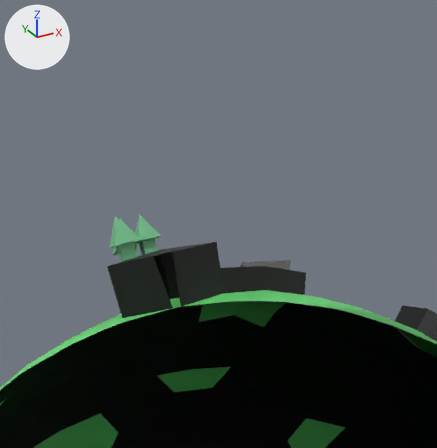
What one commit did to the Blender file resources/world-v5.blend.
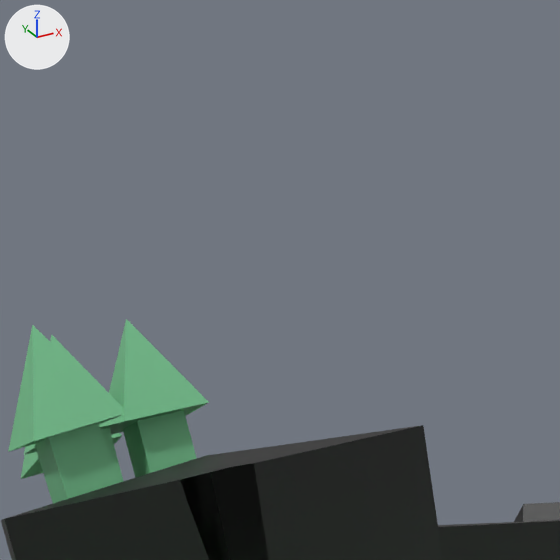
Old and new are each drawn from a 50 mm camera at (-3.74, -5.61, 11.62) aimed at (0.96, 2.95, 7.34) and again close up on the part from 24% to 58% of the width and 29% to 62% of the height. The lights are fixed; the arrows at upper left show +X, +Y and +Z. Everything nearer to the camera than a plane just in front of the edit is cut away.

The scene before the commit, as lines of its bpy script (objects in view):
```python
me_icosphere = bpy.data.meshes.new('Icosphere')
me_icosphere.from_pydata(...)  # 1053 vertices, 1693 faces; spans x -1.12..1.12, y -1.12..1.12, z -1.14..1.14
me_icosphere.materials.append(mat_material_001)  # black #000000
me_plane = bpy.data.meshes.new('Plane')
me_plane.from_pydata(...)  # 17 vertices, 16 faces; spans x -1.82..1.82, y -1.82..1.82, z 0.0..6.61
me_plane.materials.append(mat_material_002)  # green #75c08d
ob_icosphere = bpy.data.objects.new('Icosphere', me_icosphere)
ob_icosphere.location = (0.0, 0.0, 0.0)
ob_icosphere.scale = (6.73, 6.73, 6.73)
ob_plane_002 = bpy.data.objects.new('Plane.002', me_plane)
ob_plane_002.location = (-0.249, 4.178, 6.385)
ob_plane_002.rotation_euler = (-0.575, -0.00745, -0.00203)  # degrees (-33, -0.4, -0.1)
ob_plane_002.scale = (0.125, 0.125, 0.125)
ob_plane_003 = bpy.data.objects.new('Plane.003', me_plane)
ob_plane_003.location = (0.143, 4.168, 6.394)
ob_plane_003.rotation_euler = (-0.575, -0.00745, -0.00203)  # degrees (-33, -0.4, -0.1)
ob_plane_003.scale = (0.125, 0.125, 0.125)
# also in view: 'Plane.001' at (-0.49, 3.83, 6.99); 'Icosphere.028' at (0.0, 0.0, 0.0)
```
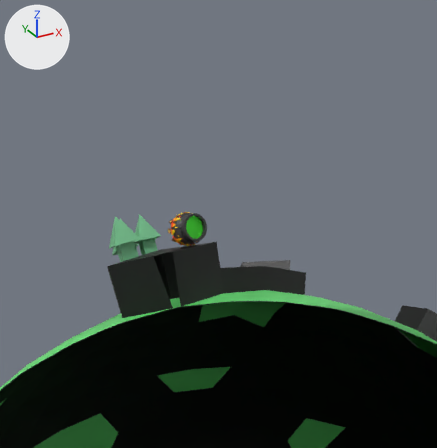
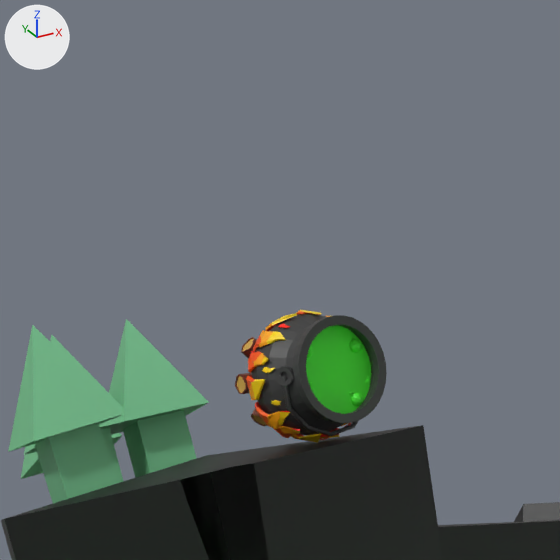
Pixel boxes [x1, y1, x2, y2] of what changed, in the close-ups (560 x 560 px):
'logs', added
    after: [235, 310, 387, 443]
    faces in mat_material_013 (black #3a3a3a): [252, 314, 387, 436]
    faces in mat_material_017 (green #46e72e): [306, 325, 371, 414]
    faces in mat_material_033 (yellow #fcd408): [251, 310, 339, 443]
    faces in mat_material_032 (orange #fca40a): [249, 310, 348, 442]
    faces in mat_material_022 (brown #723a28): [235, 337, 266, 426]

The edits, one by one:
Material 'Material.006' (mat_material_006) is new.
Its base color is (0.991, 0.0152, 0.00304) (red #fe210a).
Material 'Material.031' (mat_material_031) is new.
Its base color is (0.88, 0.0999, 0.00182) (orange #f15906).
Material 'Material.030' (mat_material_030) is new.
Its base color is (0.863, 0.0782, 0.0) (orange #ef4f00).
Material 'Material.033' (mat_material_033) is new.
Its base color is (0.973, 0.658, 0.00243) (yellow #fcd408).
Material 'Material.021' (mat_material_021) is new.
Its base color is (0.617, 0.364, 0.0727) (orange #cea34c).
Material 'Material.017' (mat_material_017) is new.
Its base color is (0.061, 0.8, 0.0277) (green #46e72e).
Material 'Material.022' (mat_material_022) is new.
Its base color is (0.169, 0.0424, 0.0213) (brown #723a28).
Material 'Material.013' (mat_material_013) is new.
Its base color is (0.0417, 0.0417, 0.0417) (black #3a3a3a).
Material 'Material.032' (mat_material_032) is new.
Its base color is (0.973, 0.371, 0.00304) (orange #fca40a).
Mesh me_cylinder_005 is new.
It has 2528 vertices, 2656 faces and spans x -5.83..6.35, y -6.58..7.02, z -1.18..1.28.
It uses material mat_material_021 (orange #cea34c).
It uses material mat_material_022 (brown #723a28).
It uses material mat_material_033 (yellow #fcd408).
It uses material mat_material_006 (red #fe210a).
It uses material mat_material_030 (orange #ef4f00).
It uses material mat_material_031 (orange #f15906).
It uses material mat_material_032 (orange #fca40a).
It uses material mat_material_013 (black #3a3a3a).
It uses material mat_material_017 (green #46e72e).
Object 'logs' (ob_logs) is new; it shows me_cylinder_005.
Its location is (0.465, 3.171, 7.256).
Its rotation in degrees is (9.3, 24, 104).
Its scale is (0.0441, 0.0441, 0.248).
